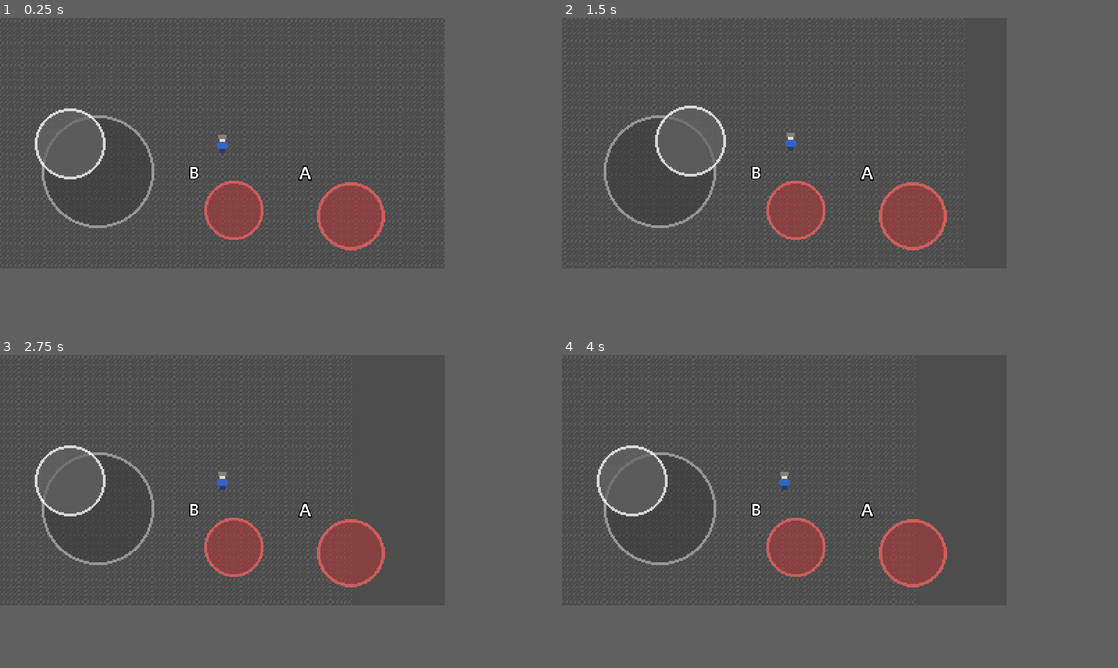
Above: before the commit, frames 1-4 (two rows, left to right).
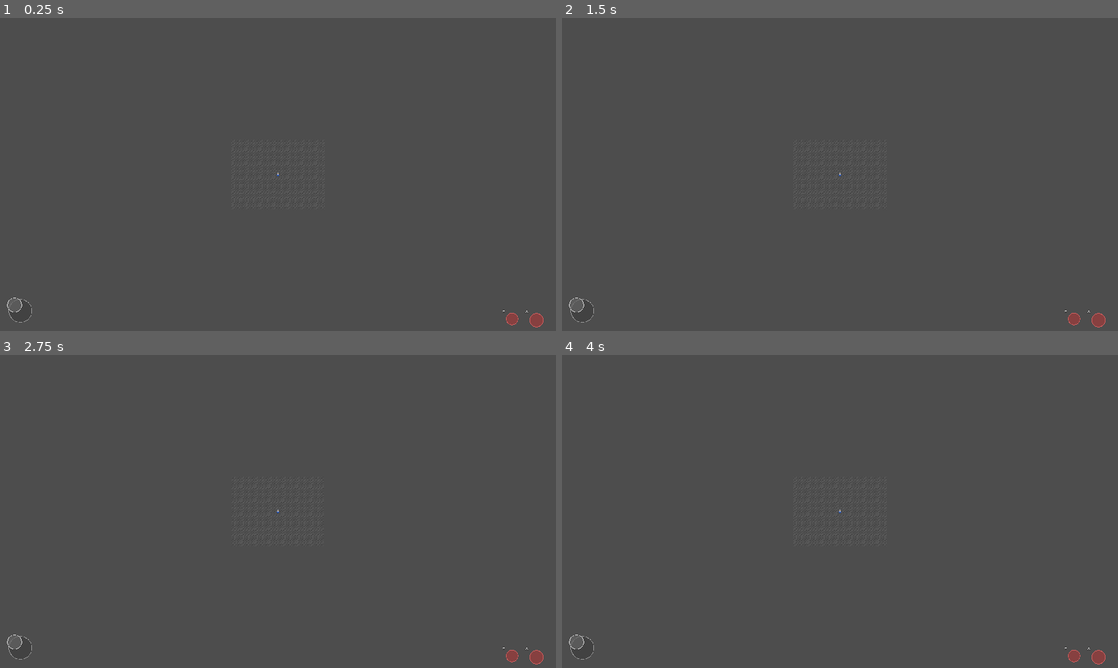
Above: after the commit, the same moments.

Repository: adamant3/roguelike-dungeon-crawler
Game: Godot game, scene res://scenes/main.tscn
Same seed, same stepped clock (60 frames per second), same inputs: the game is played once before the commit and once after it.
Inputs (mouse positions are in pixels of both pictures, inside the frame that each line leads up to):
- Up to frame 1 (0.25 s): no input
- Up to frame 2 (1.5 s): tap Enter at 0.5 s; drag from (662, 171) to (828, 86) at 0.52 s; drag from (695, 155) to (762, 193) at 1.27 s
- Up to frame 3 (2.75 s): move the mouse to (266, 423) at 2.02 s; hold D (move_right) from 2.03 s (still down)
- Up to frame 4 (4 s): release D (move_right) at 2.75 s; tap Space at 2.75 s; drag from (762, 530) to (650, 442) at 2.77 s; tap Enter at 3.5 s; move the mouse to (917, 517) at 3.52 s; hold A (move_left) from 3.53 s (still down)
In our replay, the window is 640x360 before the commit and 800x450 after it. These sizes can differ from the game's own. Grey fills any space a smaller window leaves; there, only what the larger window draws over its background counts as a difference.

The runs differ from the first frame. In frame 1, 4.9% of the frame differs, in the area x 1-98%, y 28-99%; in frame 2, 4.9%; in frame 3, 4.9%; in frame 4, 4.9%.

Commit message:
Fix resolution settings, delta warning, and mobile control detection
Co-authored-by: adamant3 <167130433+adamant3@users.noreply.github.com>

Diff:
--- a/project.godot
+++ b/project.godot
@@ -18,8 +18,8 @@
 
 [display]
 
-window/size/viewport_width=320
-window/size/viewport_height=180
+window/size/viewport_width=1920
+window/size/viewport_height=1080
 window/size/window_width_override=1280
 window/size/window_height_override=720
 window/stretch/mode="canvas_items"
--- a/scripts/player/player_movement.gd
+++ b/scripts/player/player_movement.gd
@@ -24,7 +24,7 @@
 	# Set up any initialization here
 	pass
 
-func _physics_process(delta: float):
+func _physics_process(_delta: float):
 	"""Called every physics frame (default 60 times per second)
 
 	Args:
--- a/scripts/ui/mobile_controls.gd
+++ b/scripts/ui/mobile_controls.gd
@@ -10,9 +10,10 @@
 
 func _ready():
 	"""Initialize mobile controls based on platform"""
-	# Check if we're on a mobile platform
-	if OS.has_feature("mobile") or OS.has_feature("web_android") or OS.has_feature("web_ios"):
-		# Mobile device - show controls
+	# Check if we have a touchscreen (mobile/tablet device)
+	# This is more reliable than OS.has_feature() which doesn't work well for web exports
+	if DisplayServer.is_touchscreen_available():
+		# Touch device - show controls
 		show_controls()
 	else:
 		# PC/Desktop - hide controls
Not shown, changed: README.md
